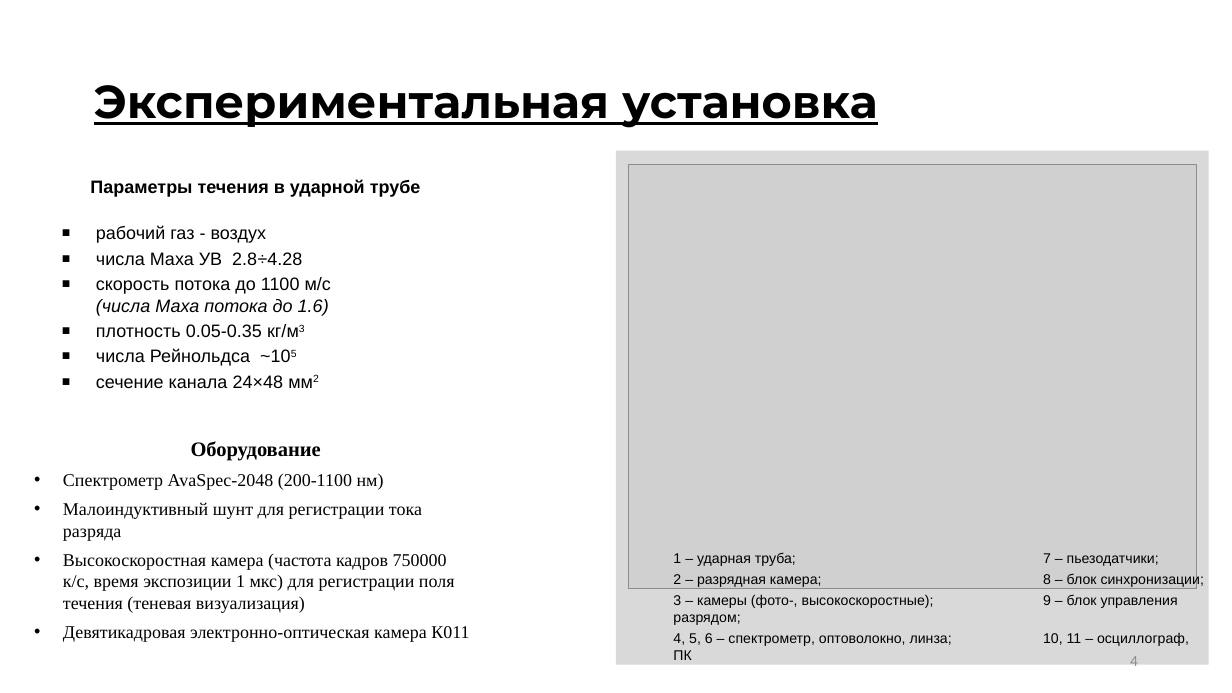
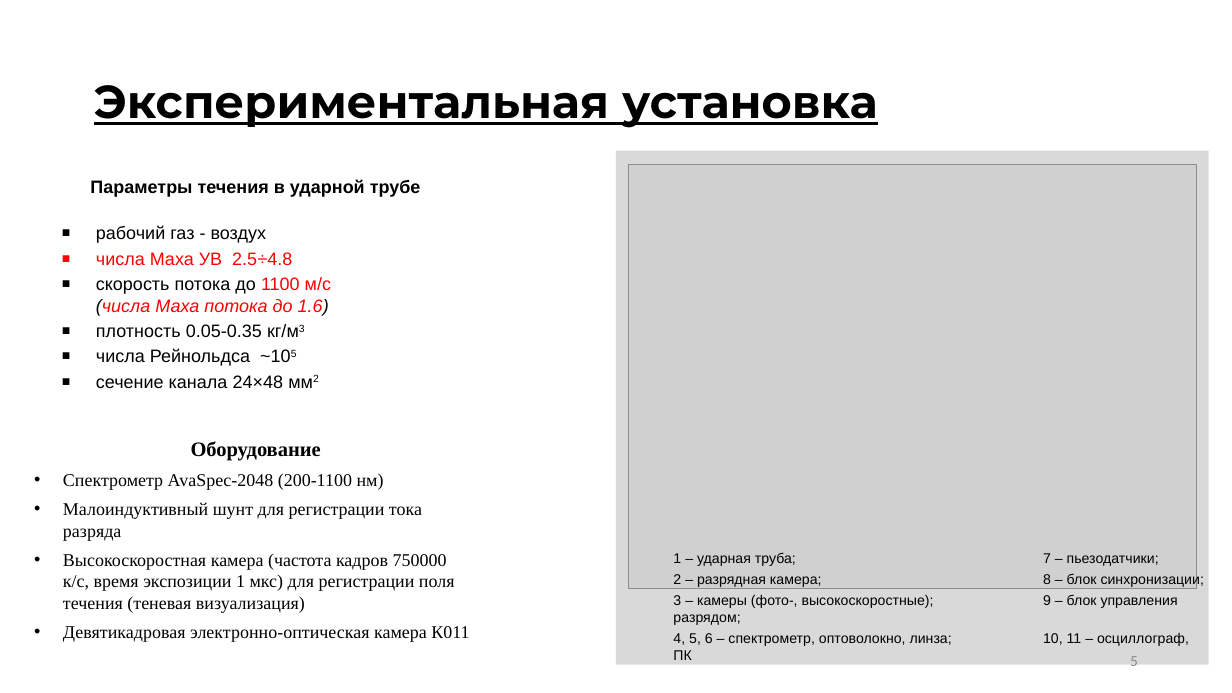
Before and after one commit to ulanich/msu, a slide deck: slide 5 of МАГ.ДИСС/предзащита.pptx (slide 4 before the commit). Drawn at 1232x693 pixels with LibreOffice and Linux fonts; fonts in the diff are those of the drawing; grey boxes stand for pictures. Boxes give left, top, right and bottom in pixels: in the first picture for what was removed or moved away, otherwise in the second. Text is boxed around its words. In the diff, an @@ line names an element or a change of style, - is before the commit and + after.

```diff
--- a/МАГ.ДИСС/предзащита.pptx
+++ b/МАГ.ДИСС/предзащита.pptx
@@ text at (96,252,292,265): text changed; text colour #000000 to #FF0000 @@
-▪ числа Маха УВ 2.8÷4.28
+▪ числа Маха УВ 2.5÷4.8
@@ text at (96,277,331,316): text colour #000000 to #FF0000 in "1100 м/с (числа Маха потока до 1.6)" @@
@@ page number at (1130,656,1138,666): text changed @@
-4
+5
```
Also in this commit, not shown: 14 other slides changed, 6 slides added, 3 other files.
